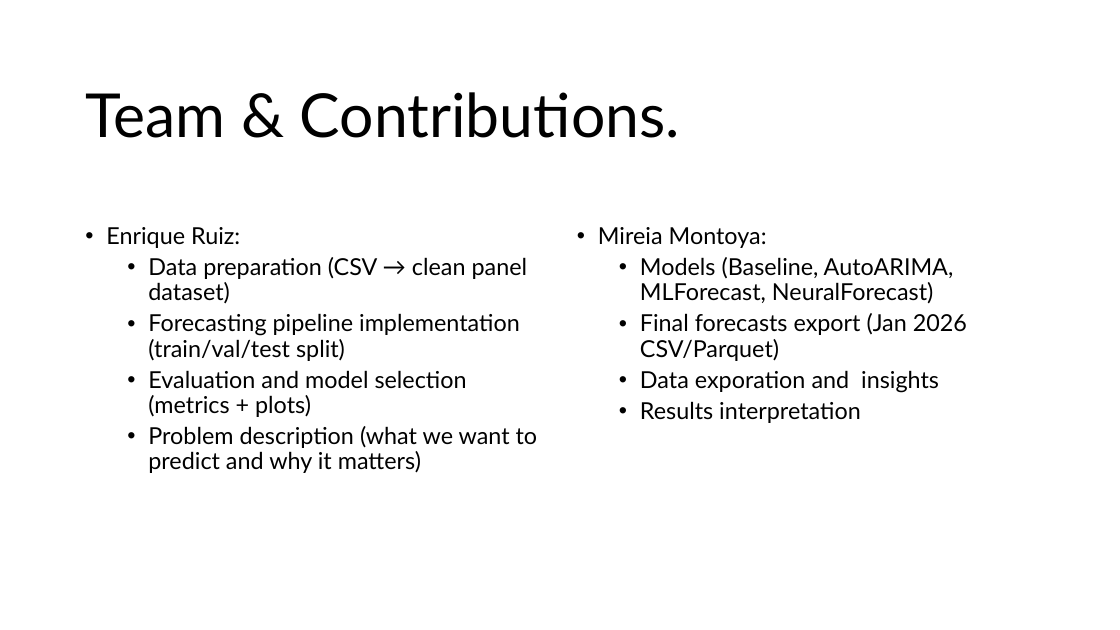
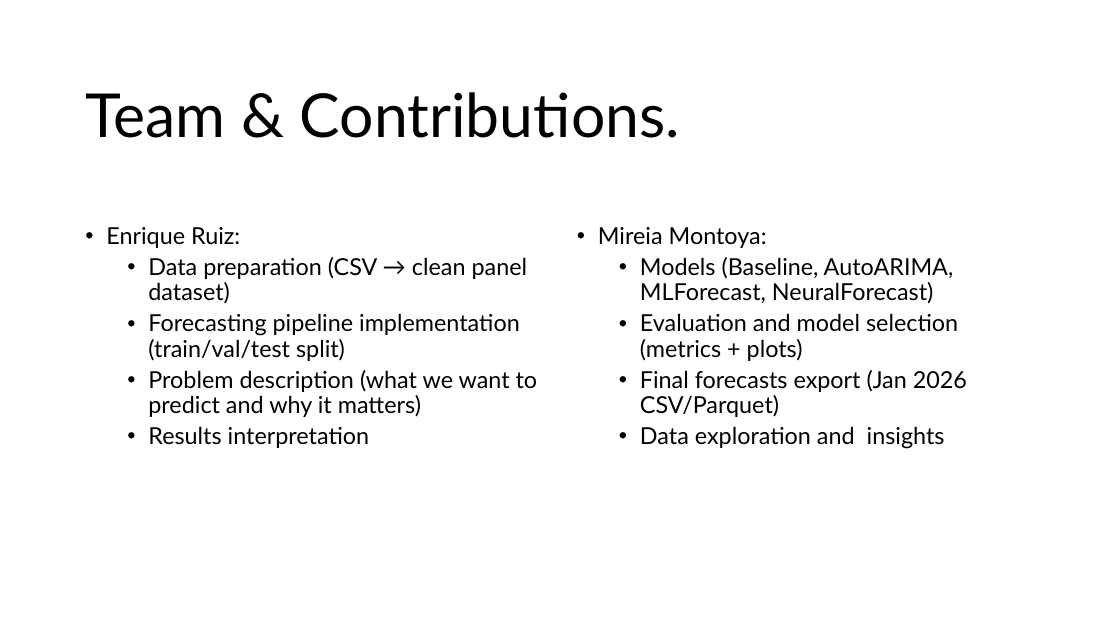
Before and after one commit to mireiamonbu/Spanish-Forecasters-MireiaMontoya-EnriqueRuiz, a slide deck: slide 2 of presentation/CapstonProject.pptx. Drawn at 1120x630 pixels with LibreOffice and Linux fonts; fonts in the diff are those of the drawing. Boxes give left, top, right and bottom in pixels: in the first picture for what was removed or moved away, otherwise in the second. Text is boxed around its words. In the diff, an @@ line names an element or a change of style, - is before the commit and + after.

```diff
--- a/presentation/CapstonProject.pptx
+++ b/presentation/CapstonProject.pptx
@@ text at [640,313,958,361]: paragraph added @@
+  • Evaluation and model selection (metrics + plots)
@@ text at [148,370,467,417]: paragraph removed @@
-  • Evaluation and model selection (metrics + plots)
@@ text at [148,426,370,448]: paragraph added @@
+  • Results interpretation
@@ text at [640,426,945,449]: text changed @@
-  • Data exporation and insights
-  • Results interpretation
+  • Data exploration and insights
```
Also in this commit, not shown: 10 other slides changed, 30 other files.
